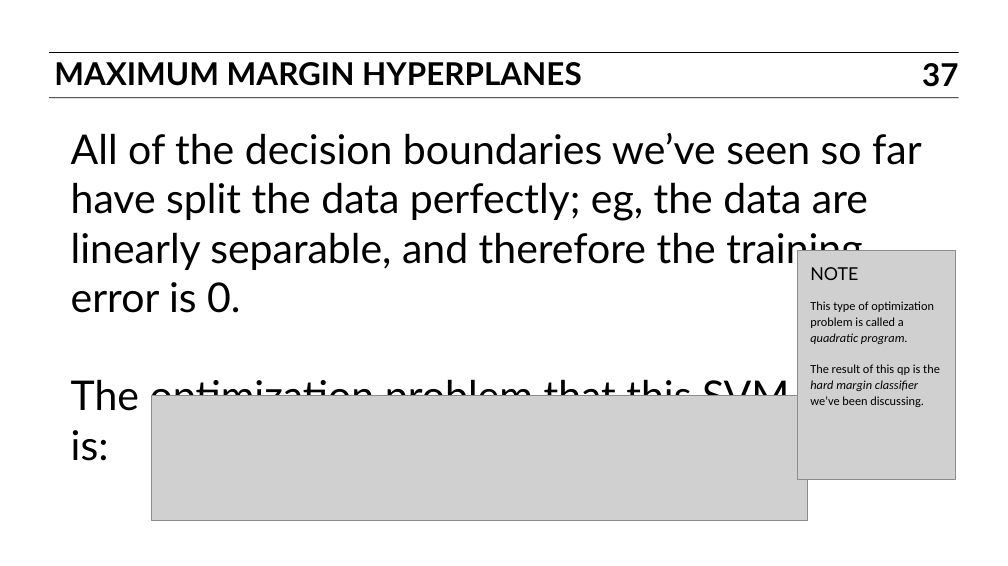
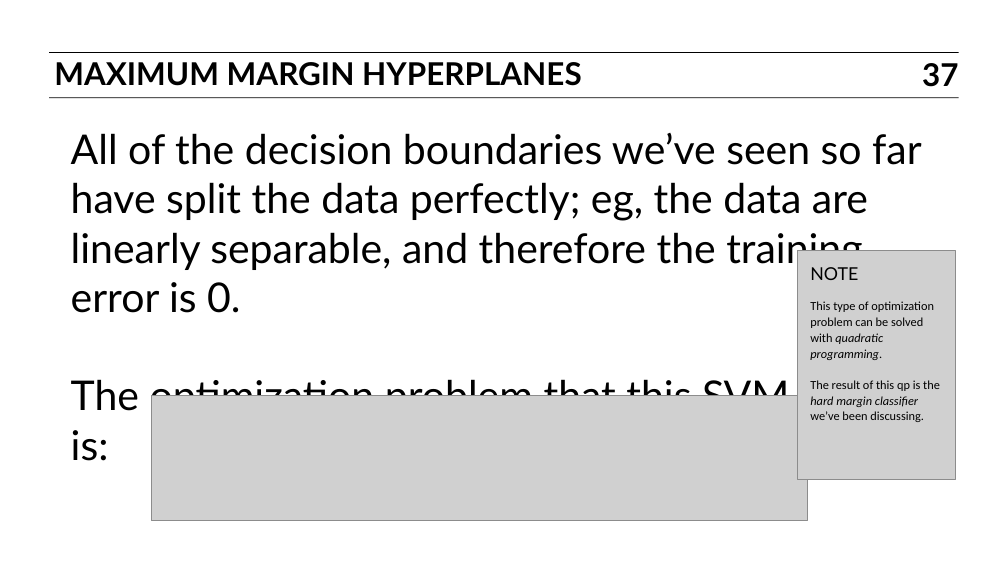
Before and after one commit to ajschumacher/gadsdc, a slide deck: slide 37 of 15-svm/slides.pptx. Drawn at 1008x566 pixels with LibreOffice and Linux fonts; fonts in the diff are those of the drawing; grey boxes stand for pictures. Boxes give left, top, right and bottom in pixels: in the first picture for what was removed or moved away, otherwise in the second. Text is boxed around its words. In the diff, an @@ line names an element or a change of style, - is before the commit and + after.

```diff
--- a/15-svm/slides.pptx
+++ b/15-svm/slides.pptx
@@ text at box(810, 301, 934, 360): text changed @@
-This type of optimization problem is called a quadratic program.
+This type of optimization problem can be solved with quadratic programming.
```
Also in this commit, not shown: 2 other slides changed, 1 other file.
